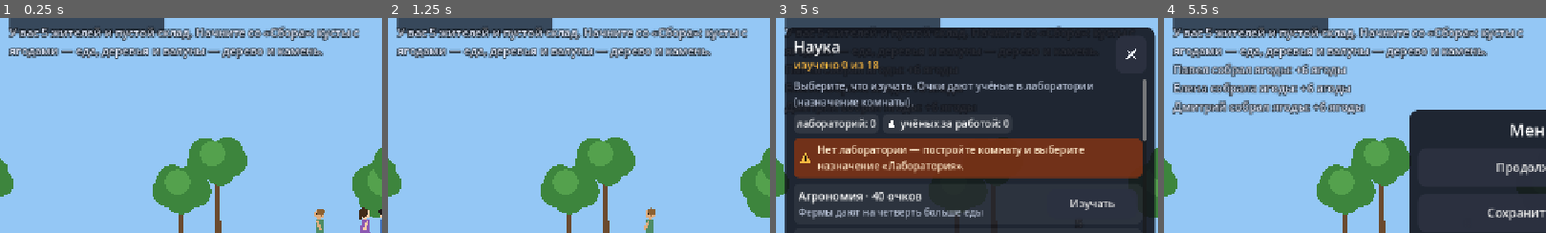
Above: before the commit, frames 1-4 (left to right).
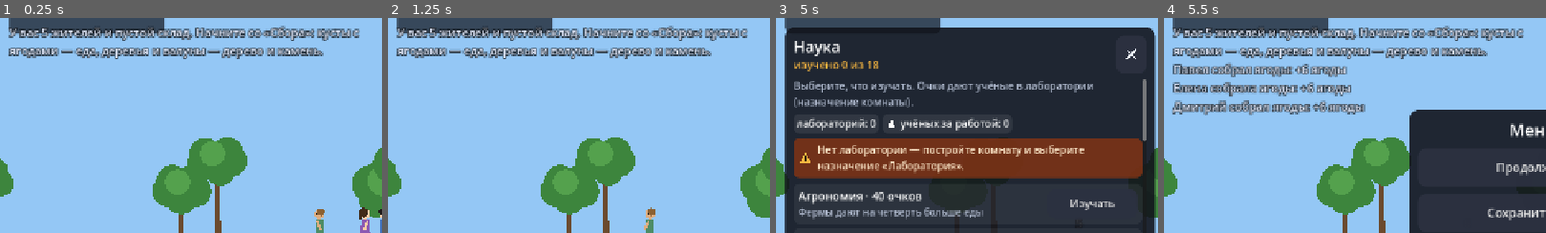
Above: after the commit, the same moments.

Repository: web-static-host/game1
Game: Godot game, scene res://scenes/main.tscn
Same seed, same stepped clock (60 frames per second), same inputs: the game is played once before the commit and once after it.
Inputs (mouse positions are % of the whole screen's width and height, from its top left):
- Up to frame 1 (0.25 s): no input
- Up to frame 2 (1.25 s): click (6, 93) at 0.5 s
- Up to frame 3 (5 s): click (58, 93) at 1.27 s; click (66, 93) at 2.02 s; click (73, 93) at 2.77 s; click (80, 93) at 3.52 s; click (86, 93) at 4.27 s
- Up to frame 4 (5.5 s): click (94, 93) at 5.02 s
The pictures show only the part of the screen within x 2-52%, y 8-58%; the shares and areas given below are measured in that part.

Frames 1-2 are identical in both runs. In frame 3, 0.1% of the frame differs, in the area x 2-75%, y 3-45%; in frame 4, nothing differs.

Commit message:
Лента событий прячется, пока открыта карточка
Co-Authored-By: Claude Opus 5.5 <noreply@anthropic.com>
Claude-Session: https://claude.ai/code/session_016LhimkttaYpRVNZ3oj9mAA

Diff:
--- a/scripts/ui/hud.gd
+++ b/scripts/ui/hud.gd
@@ -446,6 +446,10 @@
 	_info_panel.visible = false
 	_info_panel.custom_minimum_size = Vector2(PANEL_WIDTH, 0)
 	add_child(_info_panel)
+	# Лента событий в том же углу — пока открыта карточка, прячем её.
+	_info_panel.visibility_changed.connect(func() -> void:
+		if _log != null:
+			_log.visible = not _info_panel.visible)
 	var v := VBoxContainer.new()
 	v.add_theme_constant_override("separation", 10)
 	_info_panel.add_child(v)
